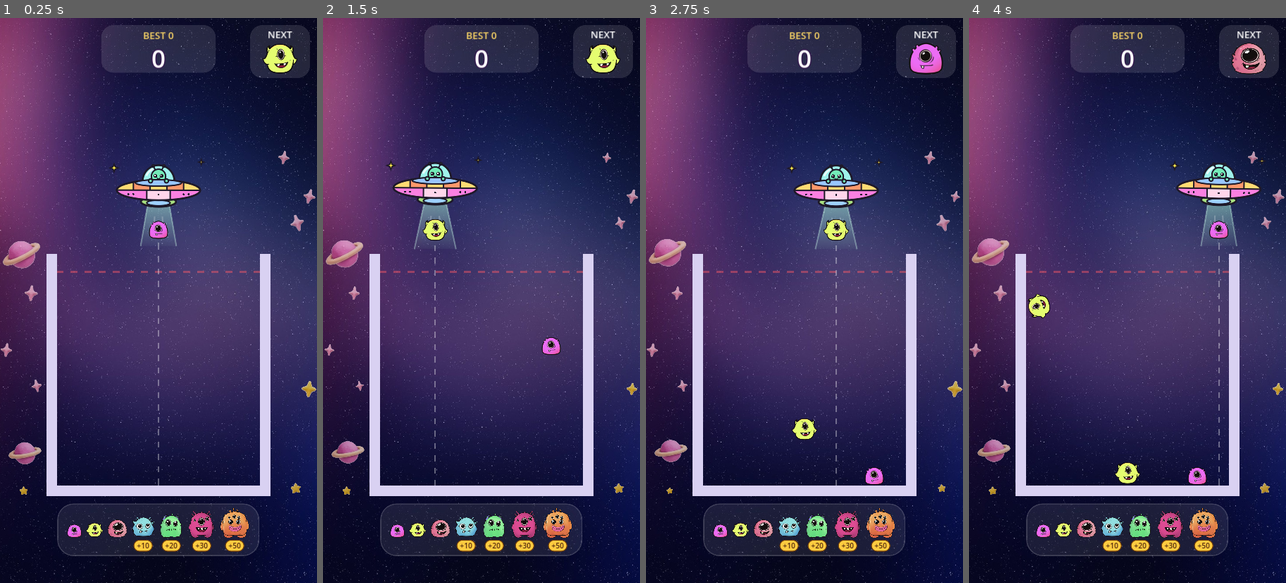
Above: before the commit, frames 1-4 (left to right).
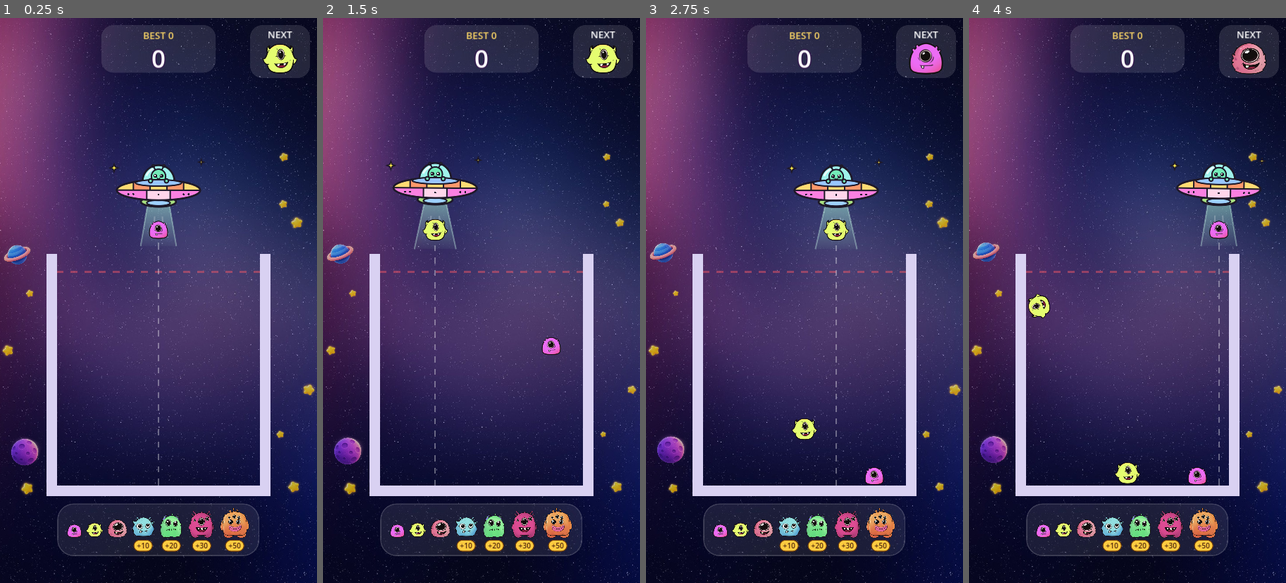
Above: after the commit, the same moments.

Repository: vickyraut212-boop/MonsterMerageGame
Game: Godot game, scene res://scenes/main.tscn
The game is run twice, just before and just after one commit, with the same random seed, the same clock (stepped at 60 frames per second) and the same inputs.
Inputs (mouse positions are in pixels of both pictures, inside the frame that each line leads up to):
- Up to frame 1 (0.25 s): no input
- Up to frame 2 (1.5 s): move the mouse to (551, 272) at 0.52 s; click (551, 272) at 0.67 s; drag from (418, 328) to (481, 142) at 1.27 s
- Up to frame 3 (2.75 s): move the mouse to (836, 176) at 2.02 s; click (836, 176) at 2.17 s
- Up to frame 4 (4 s): drag from (1111, 413) to (1032, 215) at 2.77 s; move the mouse to (1222, 385) at 3.52 s; click (1222, 385) at 3.67 s

The runs differ from the first frame. In frame 1, 1.3% of the frame differs, in the area x 0-100%, y 23-85%; in frame 2, 1.2%; in frame 3, 1.2%; in frame 4, 1.2%.

Commit message:
Use vicky's new planets and stars in the background
Three new planets (purple and pink moons, blue ringed planet) and two
glowing stars replace the old planet and three stars. Placement, counts,
opacity and animation are unchanged. Planets are now picked without
repeats, and stars are drawn a touch larger to make up for their soft
glow.

Co-Authored-By: Claude Opus 5.5 <noreply@anthropic.com>

Diff:
--- a/scripts/space_background.gd
+++ b/scripts/space_background.gd
@@ -11,18 +11,22 @@
 @export var background_texture: Texture2D = preload("res://assets/ui/background.jpg")
 
 @export_group("Planets and stars")
-## Pictures to scatter. One is picked at random for each piece.
-@export var planet_textures: Array[Texture2D] = [preload("res://assets/ui/planet.png")]
+## Pictures to scatter, used in random order without repeats until all have
+## been placed.
+@export var planet_textures: Array[Texture2D] = [
+	preload("res://assets/ui/planet_1.png"),
+	preload("res://assets/ui/planet_2.png"),
+	preload("res://assets/ui/planet_3.png"),
+]
 @export var star_textures: Array[Texture2D] = [
 	preload("res://assets/ui/star_1.png"),
 	preload("res://assets/ui/star_2.png"),
-	preload("res://assets/ui/star_3.png"),
 ]
 @export var planet_count := 2
 @export var star_count := 9
 ## Size range, in screen pixels (width of the picture).
 @export var planet_size := Vector2(64.0, 88.0)
-@export var star_size := Vector2(18.0, 34.0)
+@export var star_size := Vector2(22.0, 38.0)
 ## How see-through the decorations are (1 = solid), so they stay in the background.
 @export_range(0.0, 1.0) var decor_opacity := 0.75
 ## Screen areas that must stay empty (score, buttons, evolution track).
@@ -69,8 +73,11 @@
 		blocked: Array, placed: Array[Rect2], is_planet: bool) -> void:
 	if textures.is_empty():
 		return
+	# Shuffled so the same picture doesn't repeat until all have been used.
+	var order := textures.duplicate()
+	order.shuffle()
 	for i in count:
-		var tex: Texture2D = textures.pick_random()
+		var tex: Texture2D = order[i % order.size()]
 		var width := randf_range(size_range.x, size_range.y)
 		var size := tex.get_size() * (width / tex.get_size().x)
 		var spot := _find_spot(size, blocked, placed)
Binary file removed: assets/ui/planet.png
Binary file added: assets/ui/planet_1.png
Binary file added: assets/ui/planet_2.png
Binary file added: assets/ui/planet_3.png
Binary file changed: assets/ui/star_1.png
Binary file changed: assets/ui/star_2.png
Binary file removed: assets/ui/star_3.png
